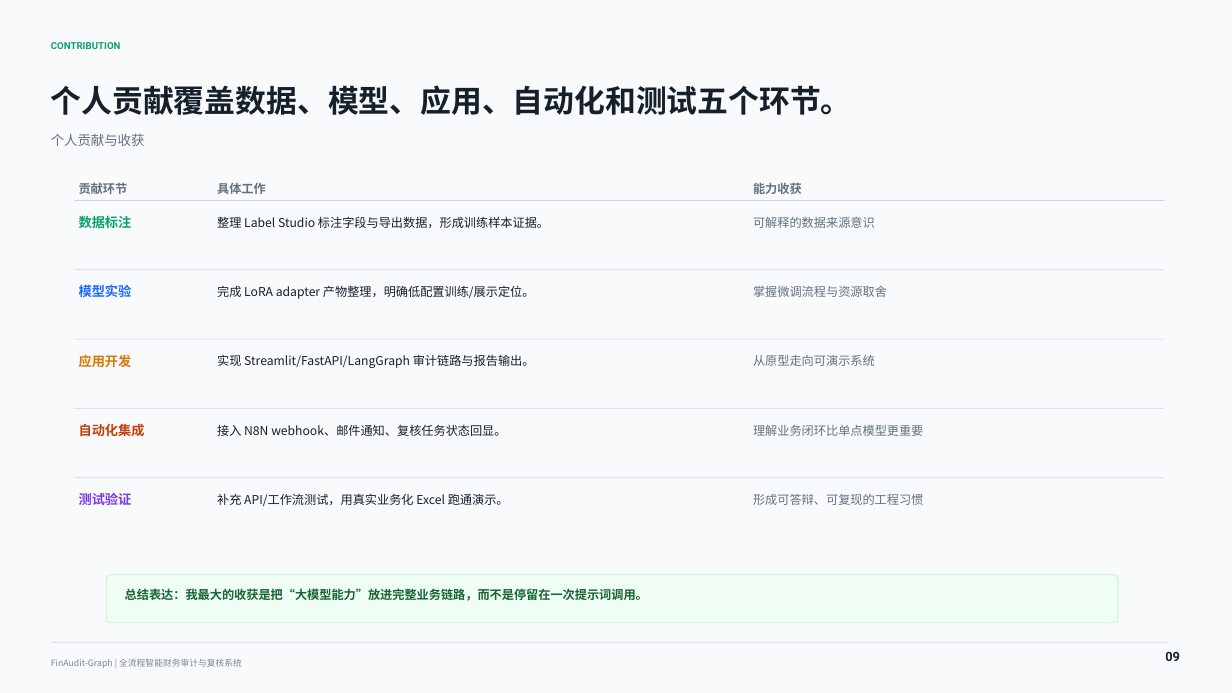
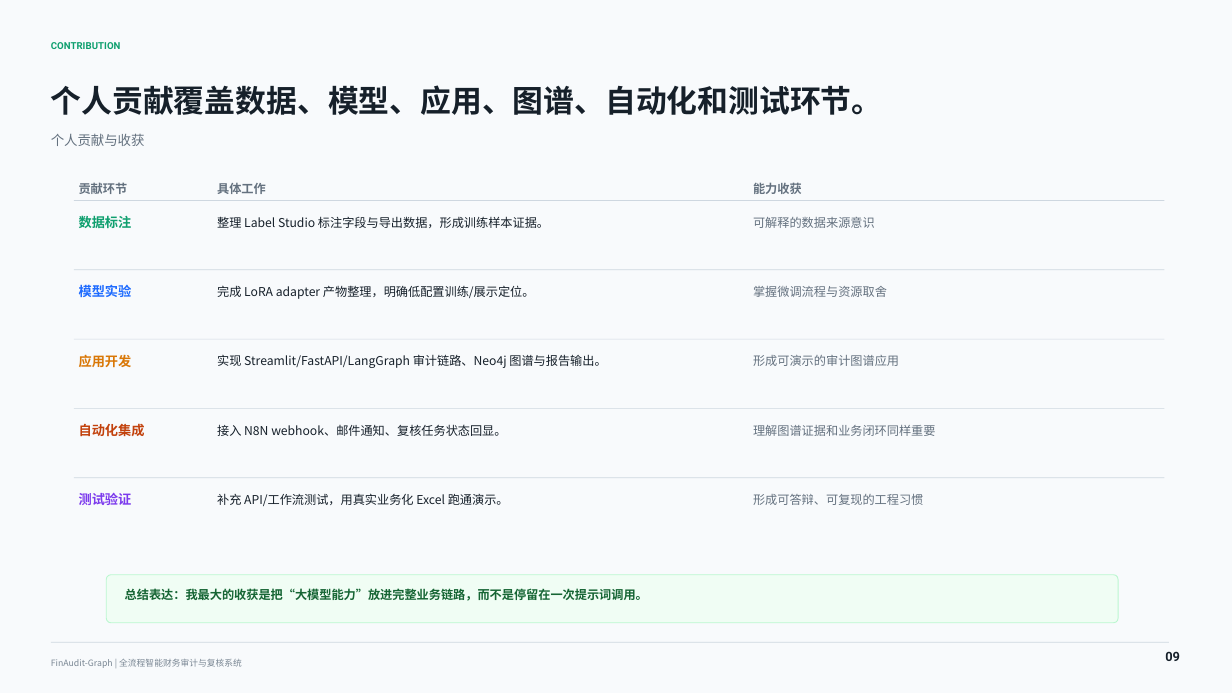
Before and after one commit to water-sashuishui/FinAudit-Graph, a slide deck: slide 9 of docs/defense/finaudit_graph_defense_presentation.pptx. Drawn at 1232x693 pixels with LibreOffice and Linux fonts; fonts in the diff are those of the drawing. Boxes give left, top, right and bottom in pixels: in the first picture for what was removed or moved away, otherwise in the second. Text is boxed around its words. In the diff, an @@ line names an element or a change of style, - is before the commit and + after.

```diff
--- a/docs/defense/finaudit_graph_defense_presentation.pptx
+++ b/docs/defense/finaudit_graph_defense_presentation.pptx
@@ text at <box>51,85,883,115</box>: text changed @@
-个人贡献覆盖数据、模型、应用、自动化和测试五个环节。
+个人贡献覆盖数据、模型、应用、图谱、自动化和测试环节。
@@ text at <box>217,354,606,368</box>: text changed @@
-实现 Streamlit/FastAPI/LangGraph 审计链路与报告输出。
+实现 Streamlit/FastAPI/LangGraph 审计链路、Neo4j 图谱与报告输出。
@@ text at <box>753,355,899,366</box>: text changed @@
-从原型走向可演示系统
+形成可演示的审计图谱应用
@@ text at <box>753,425,936,436</box>: text changed @@
-理解业务闭环比单点模型更重要
+理解图谱证据和业务闭环同样重要
```
Also in this commit, not shown: 7 other slides changed, 13 other files.
